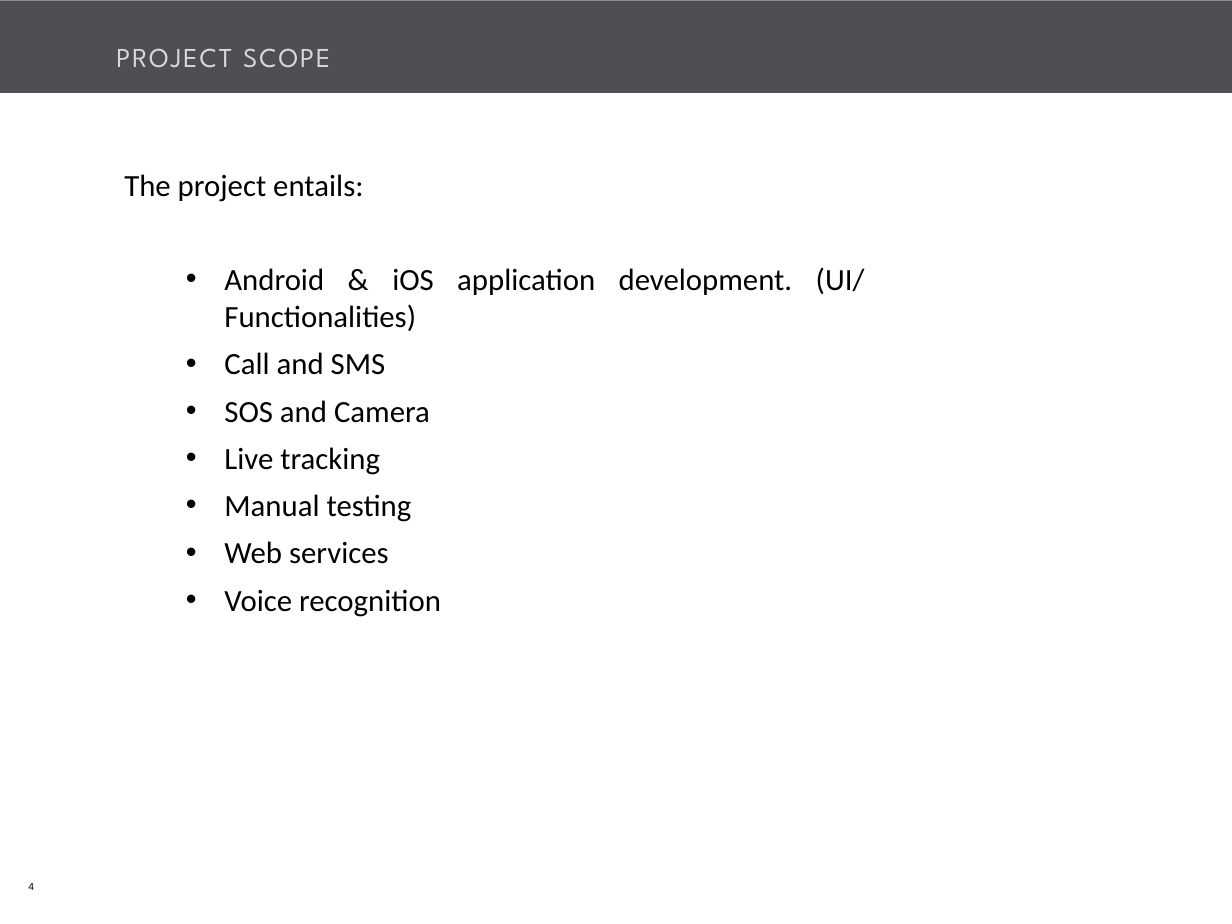
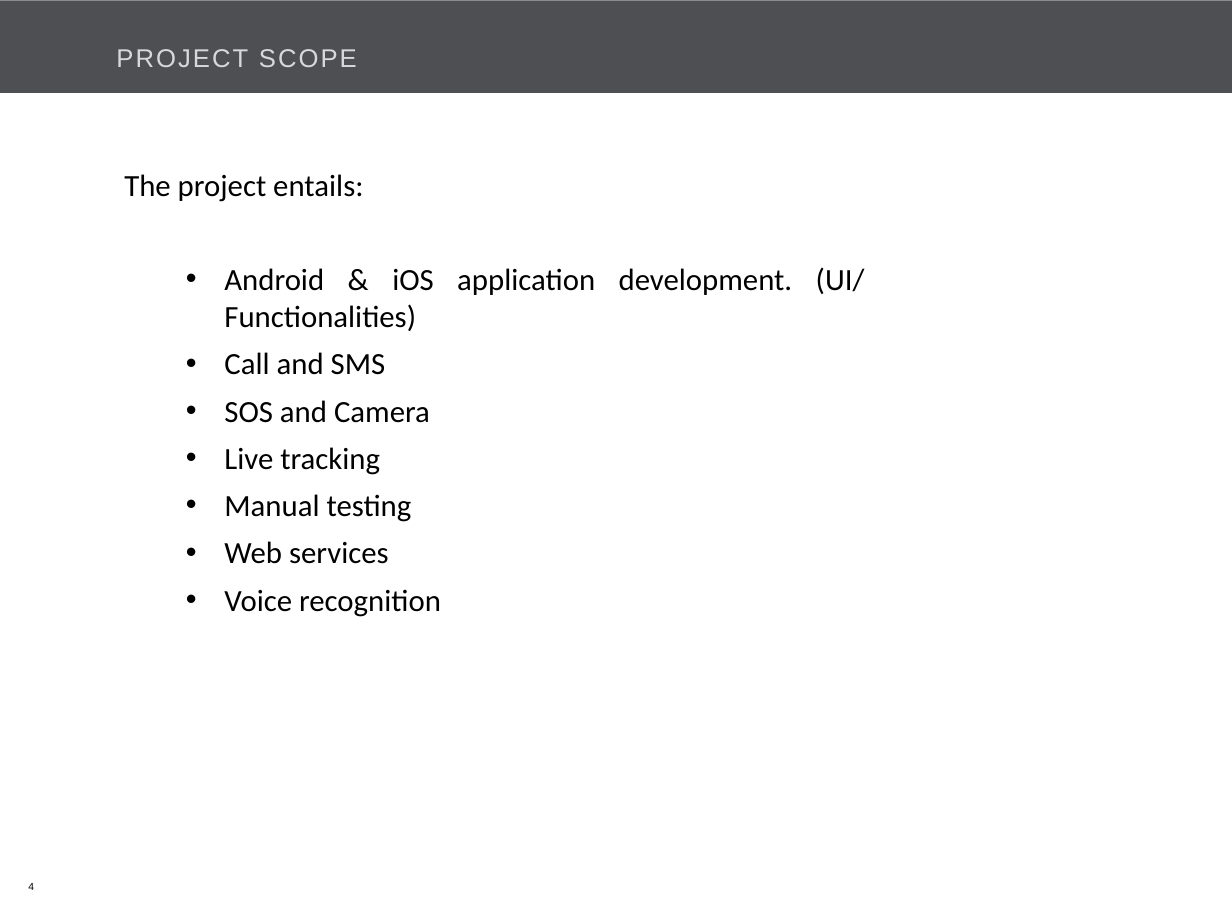
Before and after one commit to Bajarangi/demo, a slide deck: slide 4 of trunk/EasiCab/Documents/EASiCab_POC_kick off.pptx. Drawn at 1232x924 pixels with LibreOffice and Linux fonts; fonts in the diff are those of the drawing; background and template pictures are left out. Boxes give left, top, right and bottom in pixels: in the first picture for what was removed or moved away, otherwise in the second. Text is boxed around its words. In the diff, an @@ line names an element or a change of style, - is before the commit and + after.

```diff
--- a/trunk/EasiCab/Documents/EASiCab_POC_kick off.pptx
+++ b/trunk/EasiCab/Documents/EASiCab_POC_kick off.pptx
@@ title "PROJECT SCOPE" at <box>116,49,357,67</box>: size 16 to 15 pt, font League Spartan to Arial @@
```
Also in this commit, not shown: 19 other slides changed, 1 slide added.
